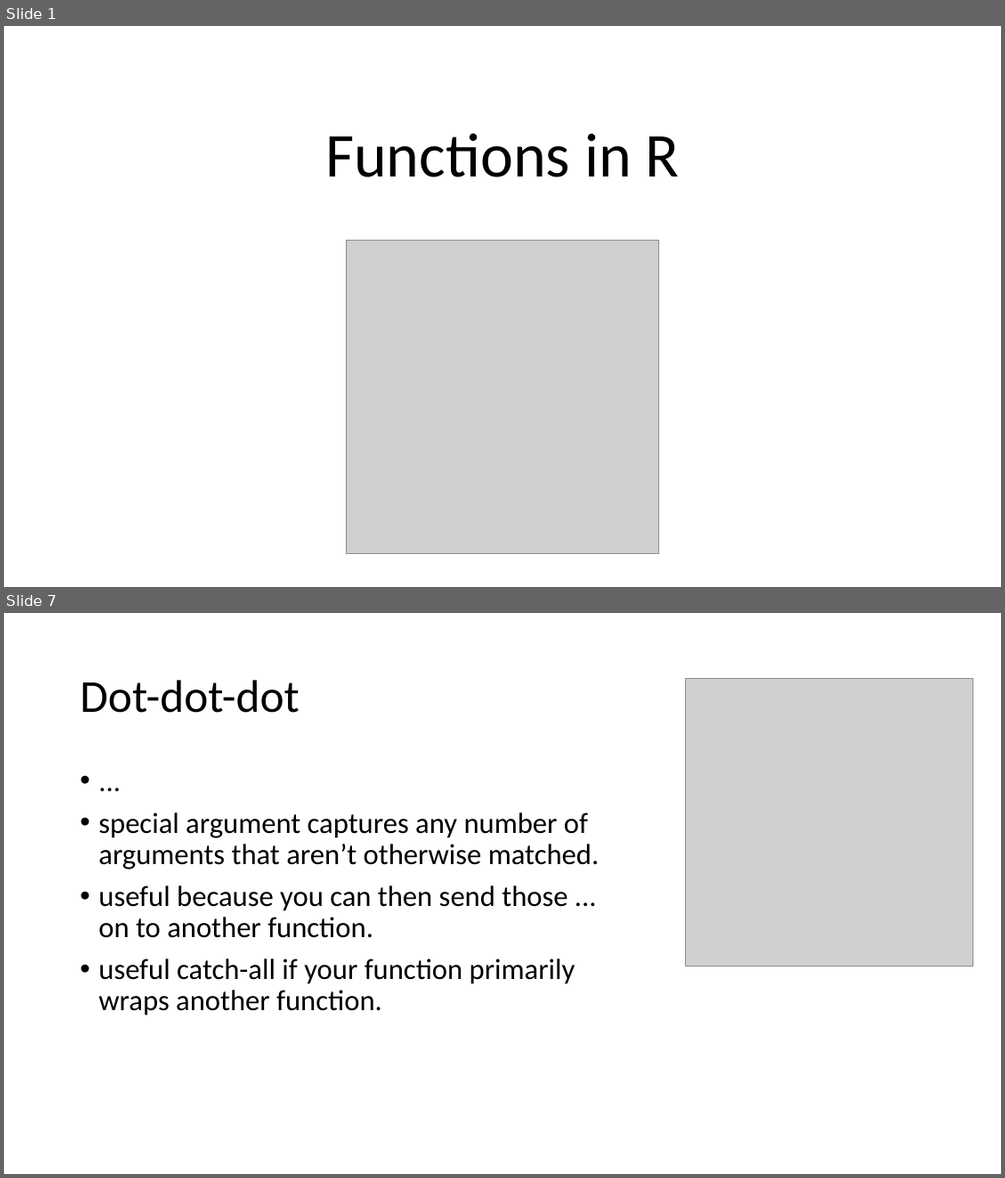
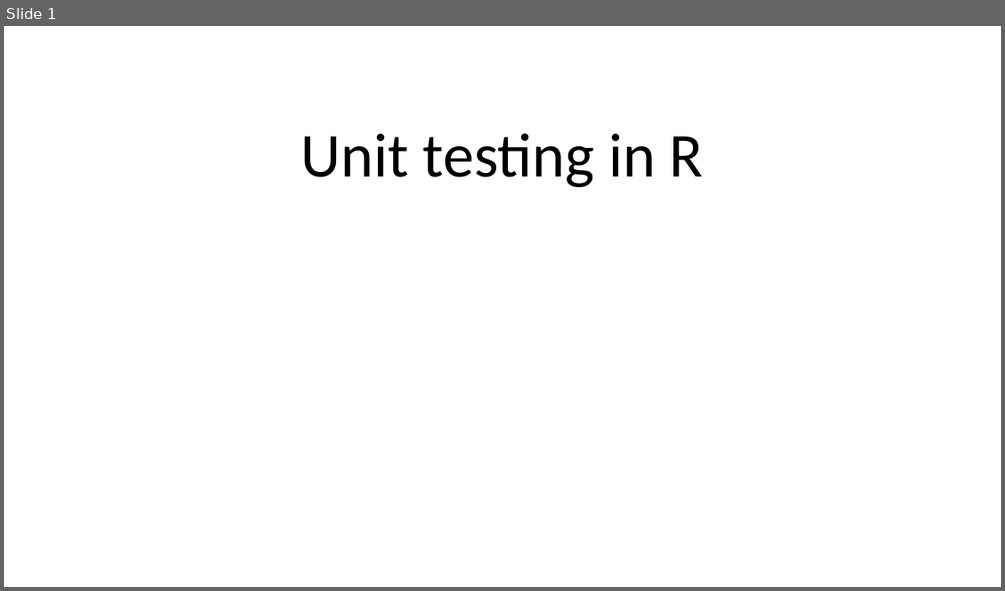
Before and after one commit to sophiefeldmanbright/ScHARR-open-science-workshop, a slide deck: content/resources/unit testing/unit-testing.pptx. Shown one above the other, each under a label of ours: slides 1 and 7 before the commit, slide 1 after it; the slides between them are not shown. The pictures are 1005x1178 and 1005x591 pixels, drawn with LibreOffice and Linux fonts; fonts in the diff are those of the drawing; grey boxes stand for pictures. Boxes give left, top, right and bottom in pixels: in the first picture for what was removed or moved away, otherwise in the second. Text is boxed around its words. In the diff, an @@ line names an element or a change of style, - is before the commit and + after.

```diff
--- a/content/resources/unit testing/unit-testing.pptx
+++ b/content/resources/unit testing/unit-testing.pptx
@@ slide 7 removed at box(4, 613, 1001, 1174), background #FFFFFF @@
@@ title removed at box(80, 680, 299, 713) @@
-Dot-dot-dot
@@ picture removed at box(686, 679, 973, 966) @@
@@ text removed at box(98, 812, 599, 1015) @@
-• ...
-• special argument captures any number of arguments that aren’t otherwise matched.
-• useful because you can then send those ... on to another function.
-• useful catch-all if your function primarily wraps another function.
@@ slide 1 changed as well @@
@@ title at box(301, 133, 704, 187): text changed @@
-Functions in R
+Unit testing in R
@@ picture removed at box(346, 240, 659, 554) @@
```
Also in this commit, not shown: 2 other slides changed, 5 slides added, 3 other slides removed, 16 other files.
